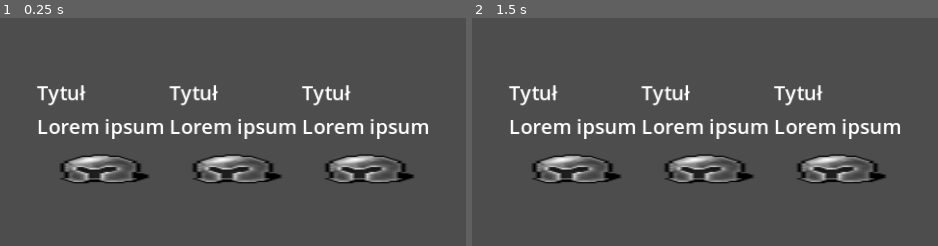
Above: before the commit, frames 1-2 (left to right).
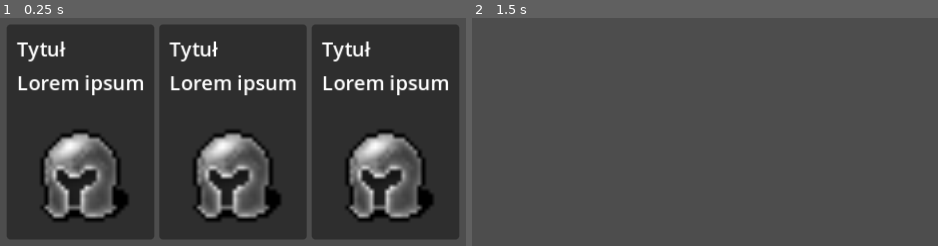
Above: after the commit, the same moments.

Repository: AGH-Code-Industry/monstrous-tide
Game: Godot game, scene res://Assets/Utility/UI/LevelUPScreen/LevelUpScreen.tscn
Two runs of this game, one before a commit and one after it. Both use one fixed random seed, a clock stepped at 60 frames per second and the inputs below. This scene is started directly instead of the project's main scene.
Inputs (mouse positions are in pixels of both pictures, inside the frame that each line leads up to):
- Up to frame 1 (0.25 s): no input
- Up to frame 2 (1.5 s): tap Enter at 0.5 s; move the mouse to (882, 109) at 0.52 s; press the mouse at (882, 109) at 0.53 s; hold D (right) 0.53-1.28 s; tap Space (DEBUG_manual_heal) at 1.25 s; move the mouse to (546, 154) at 1.27 s; release the mouse at (546, 154) at 1.28 s; hold S (down) from 1.28 s (still down); click (546, 154) at 1.35 s

The runs differ from the first frame. In frame 1, 81% of the frame differs, in the area x 1-99%, y 3-97%; in frame 2, 7.2%.

Commit message:
checkpoint commit

Diff:
--- a/Assets/Utility/DropItems/Crystals/ExperienceCrystal.gd
+++ b/Assets/Utility/DropItems/Crystals/ExperienceCrystal.gd
@@ -4,5 +4,5 @@
 
 
 func collect():
-	GameEvents.emit_experience_collected(experience_points)
+#	GameEvents.emit_experience_collected(experience_points)
 	queue_free()
--- a/Assets/Utility/Managers/experience_manager.gd
+++ b/Assets/Utility/Managers/experience_manager.gd
@@ -16,7 +16,9 @@
 	current_level += 1
 	points_to_levelup += 5
 	var level_up_panel_instance = level_up_panel.instantiate()
-	get_tree().get_first_node_in_group("items").add_child(level_up_panel_instance)
+	add_child(level_up_panel_instance)
+	print("Stworzono karty")
+	GameEvents.emit_update_experience_bar(current_points, points_to_levelup, current_level)
 
 
 func on_experience_collected(number_of_experience: int):
@@ -24,3 +26,5 @@
 	while current_points >= points_to_levelup:
 		level_up()
 	GameEvents.emit_update_experience_bar(current_points, points_to_levelup, current_level)
+	print("current level: " + str(current_level))
+	print("current points: " + str(current_points))
--- a/Assets/Utility/UI/LevelUPScreen/LevelUpScreen.gd
+++ b/Assets/Utility/UI/LevelUPScreen/LevelUpScreen.gd
@@ -1,10 +1,11 @@
 extends CanvasLayer
 
 var level_up_card = preload("res://Assets/Utility/UI/LevelUpCard/LevelUpCard.tscn")
-@onready var card_container = $MarginContainer/CardContainer
+@onready var card_container = $%CardContainer
 
 # Called when the node enters the scene tree for the first time.
 func _ready():
+	get_tree().paused = true
 	for i in range(3):
 		var level_up_card_instance = level_up_card.instantiate()
 		card_container.add_child(level_up_card_instance)
--- a/Assets/Utility/UI/LevelUPScreen/LevelUpScreen.tscn
+++ b/Assets/Utility/UI/LevelUPScreen/LevelUpScreen.tscn
@@ -13,6 +13,8 @@
 grow_vertical = 2
 
 [node name="CardContainer" type="HBoxContainer" parent="MarginContainer"]
+unique_name_in_owner = true
+process_mode = 3
 layout_mode = 2
 size_flags_horizontal = 4
 size_flags_vertical = 4
--- /dev/null
+++ b/Assets/Utility/UI/LevelUpCard/LevelUpCard.gd
@@ -0,0 +1,24 @@
+extends PanelContainer
+
+signal upgrade_selected
+
+
+func _ready():
+	gui_input.connect(on_input_gui)
+	mouse_entered.connect(on_mouse_entered)
+
+
+func select_card():
+	print("Wybtano kartę")
+	get_tree().paused = false
+	get_parent().queue_free()
+
+
+func on_input_gui(event: InputEvent):
+	if event.is_action_pressed("left_click"):
+		select_card()
+
+
+
+func on_mouse_entered():
+	pass
--- a/Assets/Utility/UI/LevelUpCard/LevelUpCard.tscn
+++ b/Assets/Utility/UI/LevelUpCard/LevelUpCard.tscn
@@ -1,20 +1,30 @@
-[gd_scene load_steps=2 format=3 uid="uid://cil2u2cyxiga2"]
+[gd_scene load_steps=3 format=3 uid="uid://cil2u2cyxiga2"]
 
+[ext_resource type="Script" path="res://Assets/Utility/UI/LevelUpCard/LevelUpCard.gd" id="1_h5kgn"]
 [ext_resource type="Texture2D" uid="uid://g8druvmf75mx" path="res://Assets/Tutorial/Items/Upgrades/helmet_1.png" id="1_wrtuu"]
 
-[node name="LevelUpCard" type="MarginContainer"]
+[node name="LevelUpCard" type="PanelContainer"]
+script = ExtResource("1_h5kgn")
 
-[node name="VBoxContainer" type="VBoxContainer" parent="."]
+[node name="MarginContainer" type="MarginContainer" parent="."]
+layout_mode = 2
+theme_override_constants/margin_left = 8
+theme_override_constants/margin_top = 8
+theme_override_constants/margin_right = 8
+theme_override_constants/margin_bottom = 8
+
+[node name="VBoxContainer" type="VBoxContainer" parent="MarginContainer"]
 layout_mode = 2
 
-[node name="Title" type="Label" parent="VBoxContainer"]
+[node name="Title" type="Label" parent="MarginContainer/VBoxContainer"]
 layout_mode = 2
 text = "Tytuł"
 
-[node name="Text" type="Label" parent="VBoxContainer"]
+[node name="Text" type="Label" parent="MarginContainer/VBoxContainer"]
 layout_mode = 2
 text = "Lorem ipsum"
 
-[node name="TextureRect" type="TextureRect" parent="VBoxContainer"]
+[node name="TextureRect" type="TextureRect" parent="MarginContainer/VBoxContainer"]
 layout_mode = 2
 texture = ExtResource("1_wrtuu")
+expand_mode = 4
--- a/Assets/World/world.tscn
+++ b/Assets/World/world.tscn
@@ -23,7 +23,10 @@
 [ext_resource type="PackedScene" uid="uid://c23nv1wariral" path="res://Assets/World/Environment/Scen/stone_2e.tscn" id="18_gh0ig"]
 [ext_resource type="PackedScene" uid="uid://bvawrv4cvkx6q" path="res://Assets/Utility/Managers/experience_manager.tscn" id="22_c4rh6"]
 [ext_resource type="PackedScene" uid="uid://b12g08nqirib2" path="res://Assets/Utility/UI/Progressbar/progress_bar.tscn" id="23_gh6bk"]
+[ext_resource type="PackedScene" uid="uid://c36cdmngcpuic" path="res://Assets/Utility/DropItems/Crystals/CrystalGreen.tscn" id="25_mpb60"]
+[ext_resource type="PackedScene" uid="uid://dign3j2sdr85j" path="res://Assets/Utility/DropItems/Crystals/CrystalRed.tscn" id="26_m3wn7"]
 [ext_resource type="PackedScene" uid="uid://dnul08gmjwq6" path="res://Assets/Utility/DropItems/ExperienceCollectPickup.tscn" id="27_nkgxi"]
+[ext_resource type="PackedScene" uid="uid://c2jh6xop6hwoj" path="res://Assets/Utility/DropItems/Crystals/CrystalBlue.tscn" id="27_q7ps6"]
 
 [sub_resource type="Resource" id="Resource_hicv7"]
 script = ExtResource("4_f0yyc")
@@ -188,3 +191,45 @@
 
 [node name="ExperienceCollectPickup" parent="." instance=ExtResource("27_nkgxi")]
 position = Vector2(-26, -9)
+
+[node name="ExperienceCrystal" parent="." instance=ExtResource("25_mpb60")]
+position = Vector2(-79, 13)
+
+[node name="ExperienceCrystal2" parent="." instance=ExtResource("26_m3wn7")]
+position = Vector2(-85, 45)
+
+[node name="ExperienceCrystal3" parent="." instance=ExtResource("25_mpb60")]
+position = Vector2(-95, -35)
+
+[node name="ExperienceCrystal4" parent="." instance=ExtResource("27_q7ps6")]
+position = Vector2(-55, -85)
+
+[node name="ExperienceCrystal5" parent="." instance=ExtResource("27_q7ps6")]
+position = Vector2(-21, -79)
+
+[node name="ExperienceCrystal6" parent="." instance=ExtResource("27_q7ps6")]
+position = Vector2(9, -74)
+
+[node name="ExperienceCrystal7" parent="." instance=ExtResource("27_q7ps6")]
+position = Vector2(43, -65)
+
+[node name="ExperienceCrystal8" parent="." instance=ExtResource("27_q7ps6")]
+position = Vector2(63, -58)
+
+[node name="ExperienceCrystal9" parent="." instance=ExtResource("27_q7ps6")]
+position = Vector2(94, -42)
+
+[node name="ExperienceCrystal10" parent="." instance=ExtResource("27_q7ps6")]
+position = Vector2(94, -42)
+
+[node name="ExperienceCrystal11" parent="." instance=ExtResource("27_q7ps6")]
+position = Vector2(112, -24)
+
+[node name="ExperienceCrystal12" parent="." instance=ExtResource("27_q7ps6")]
+position = Vector2(134, 13)
+
+[node name="ExperienceCrystal13" parent="." instance=ExtResource("27_q7ps6")]
+position = Vector2(135, 49)
+
+[node name="ExperienceCrystal14" parent="." instance=ExtResource("27_q7ps6")]
+position = Vector2(126, 75)
--- a/project.godot
+++ b/project.godot
@@ -60,6 +60,11 @@
 "events": [Object(InputEventKey,"resource_local_to_scene":false,"resource_name":"","device":-1,"window_id":0,"alt_pressed":false,"shift_pressed":false,"ctrl_pressed":false,"meta_pressed":false,"pressed":false,"keycode":0,"physical_keycode":32,"key_label":0,"unicode":32,"echo":false,"script":null)
 ]
 }
+left_click={
+"deadzone": 0.5,
+"events": [Object(InputEventMouseButton,"resource_local_to_scene":false,"resource_name":"","device":-1,"window_id":0,"alt_pressed":false,"shift_pressed":false,"ctrl_pressed":false,"meta_pressed":false,"button_mask":1,"position":Vector2(71, 14),"global_position":Vector2(75, 57),"factor":1.0,"button_index":1,"canceled":false,"pressed":true,"double_click":false,"script":null)
+]
+}
 
 [layer_names]
 
Not shown: 1 places in Assets/World/world.tscn that only renumber resources
